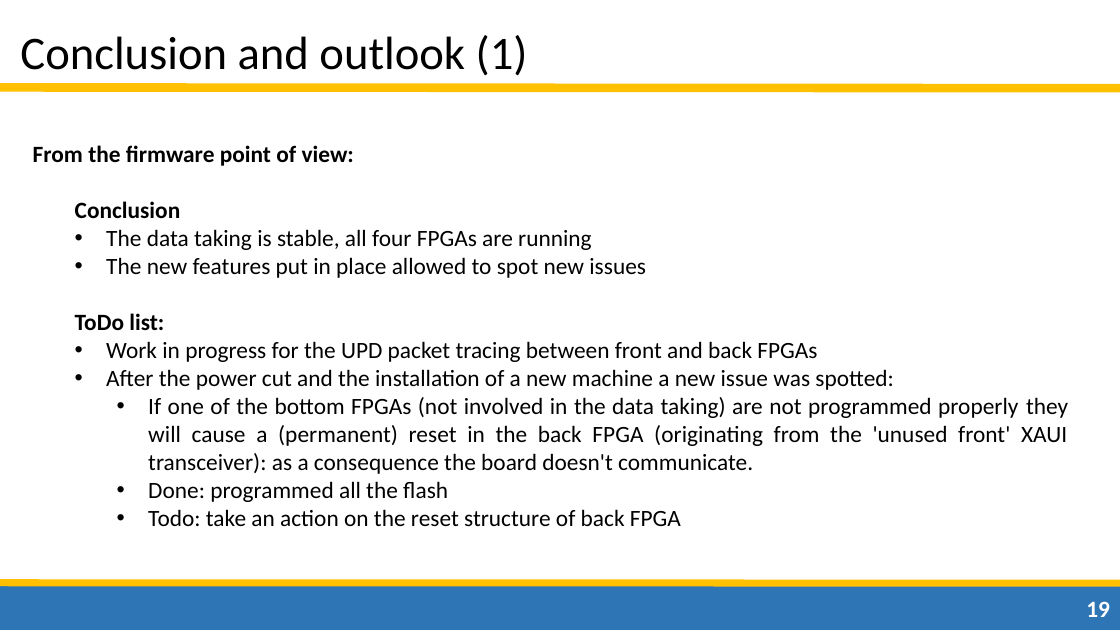
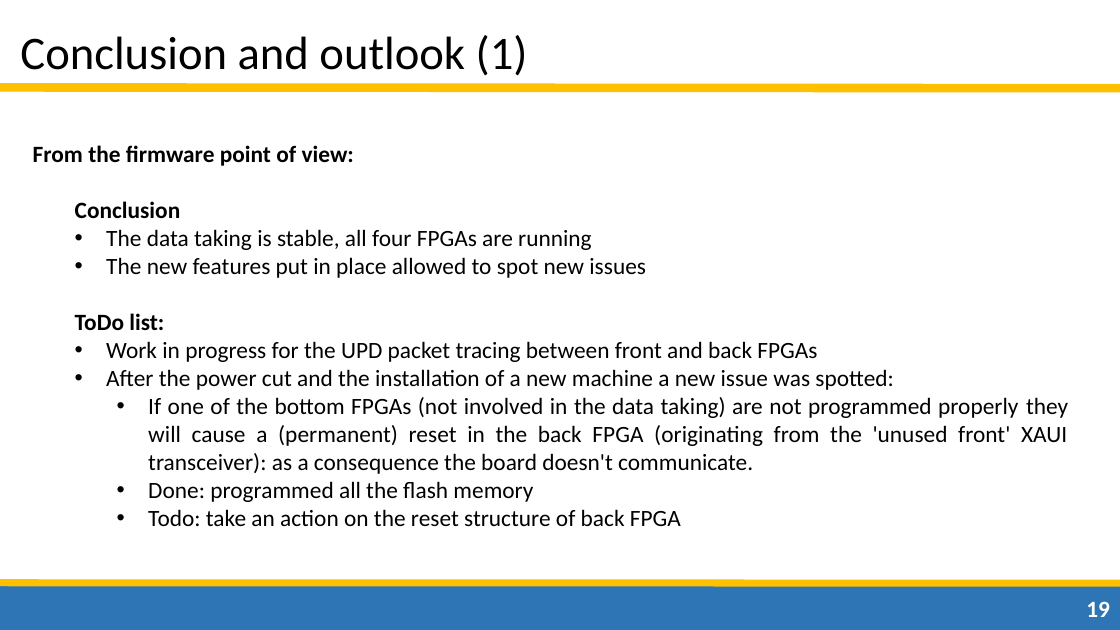
Before and after one commit to camplani/PhD-Files, a slide deck: slide 19 of Demonstrator/Presentations/16_09_26_LAr_week_Dresden.pptx. Drawn at 1120x630 pixels with LibreOffice and Linux fonts; fonts in the diff are those of the drawing. Boxes give left, top, right and bottom in pixels: in the first picture for what was removed or moved away, otherwise in the second. Text is boxed around its words. In the diff, an @@ line names an element or a change of style, - is before the commit and + after.

```diff
--- a/Demonstrator/Presentations/16_09_26_LAr_week_Dresden.pptx
+++ b/Demonstrator/Presentations/16_09_26_LAr_week_Dresden.pptx
@@ text at <box>148,481,533,502</box>: text changed @@
-    • Done: programmed all the flash
+    • Done: programmed all the flash memory
```
Also in this commit, not shown: 4 other slides changed, 6 other files.
